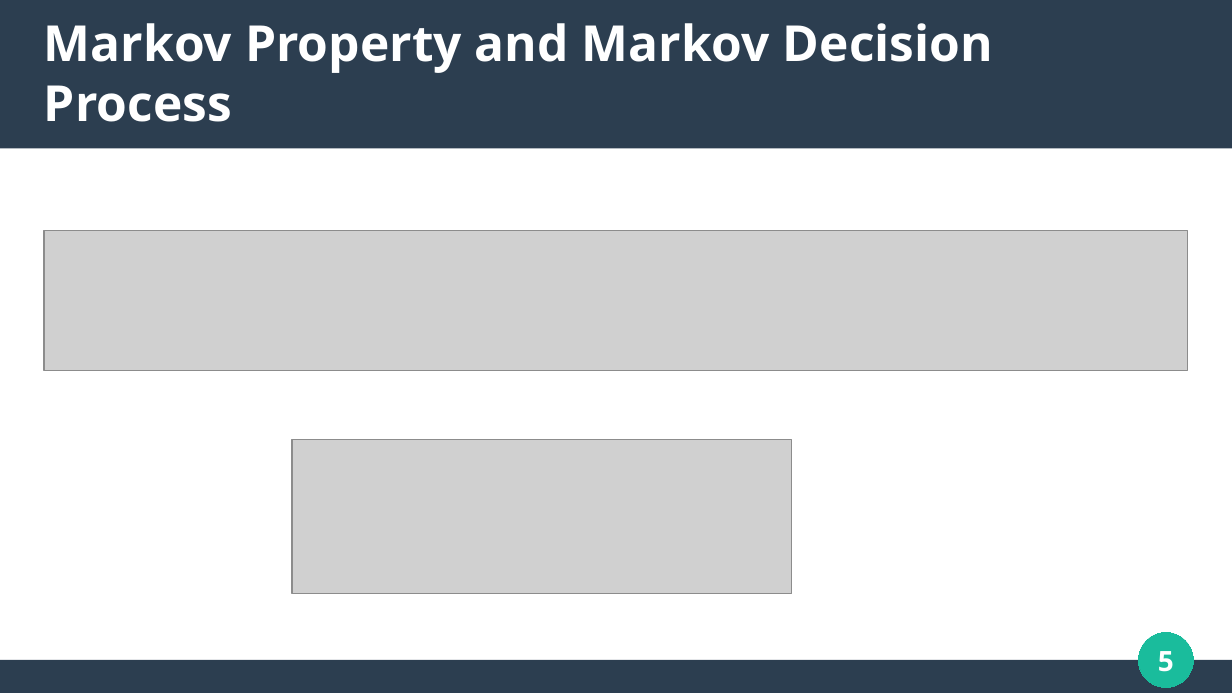
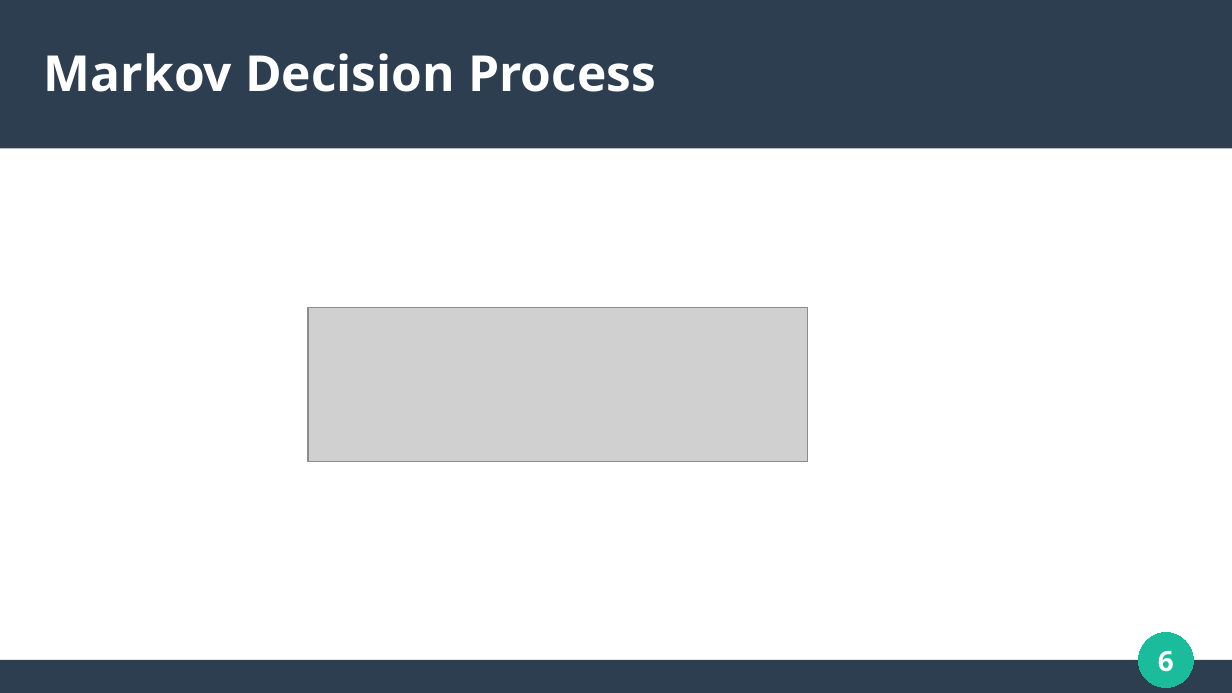
Before and after one commit to SeZven/Artificial-Intelligence, a slide deck: slide 6 of Presentation.odp (slide 5 before the commit). Drawn at 1232x693 pixels with LibreOffice and Linux fonts; fonts in the diff are those of the drawing; grey boxes stand for pictures. Boxes give left, top, right and bottom in pixels: in the first picture for what was removed or moved away, otherwise in the second. Text is boxed around its words. In the diff, an @@ line names an element or a change of style, - is before the commit and + after.

```diff
--- a/Presentation.odp
+++ b/Presentation.odp
@@ title at (x1=44, y1=53, x2=656, y2=92): text changed @@
-Markov Property and Markov Decision Process
+Markov Decision Process
@@ picture resized from (x1=44, y1=230, x2=1188, y2=370) to (x1=309, y1=307, x2=808, y2=462) @@
@@ picture removed at (x1=292, y1=439, x2=792, y2=594) @@
@@ page number at (x1=1158, y1=651, x2=1174, y2=672): text changed @@
-5
+6
```
Also in this commit, not shown: 1 slide added.
